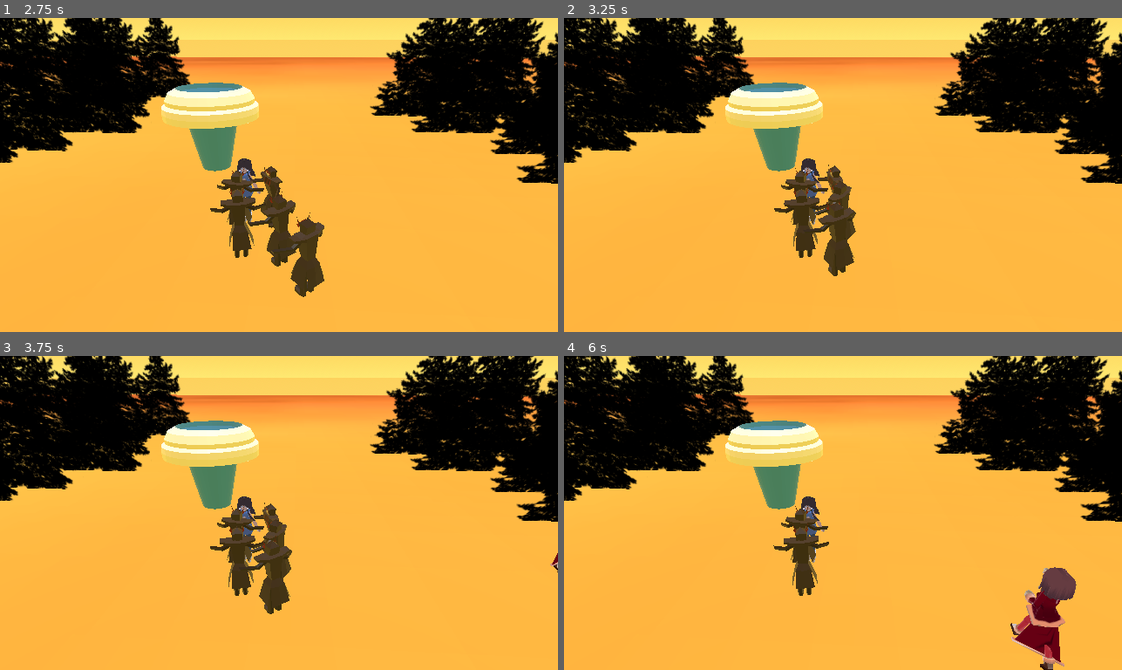
Above: before the commit, frames 1-4 (two rows, left to right).
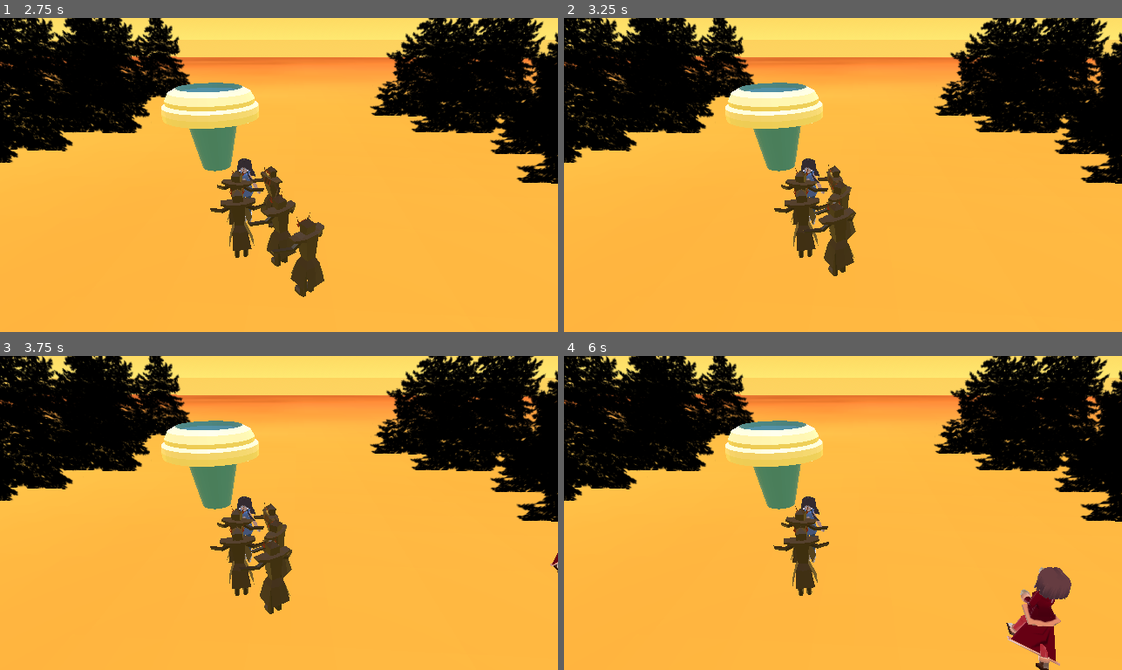
Above: after the commit, the same moments.

Repository: SteeRevo/BirthdayProject
Game: Godot game, scene res://shooting_practice.tscn
Same seed, same stepped clock (60 frames per second), same inputs: the game is played once before the commit and once after it. This scene is started directly instead of the project's main scene. The engine's default icon, where the game draws it, is replaced by a stand-in: a white triangle on a blue panel in a dark square. Sound files missing from this copy of the repository are replaced by a short silence.
Inputs:
- Up to frame 1 (2.75 s): hold D (Player1Right) 0.53-1.28 s; tap Down (Player2Down) at 0.6 s; hold S (Player1Down) 1.28-2.03 s; tap Left (Player2Left) at 1.35 s; hold D (Player1Right) from 2.03 s (still down); tap Right (Player2Right) at 2.1 s
- Up to frame 2 (3.25 s): release D (Player1Right) at 2.78 s; hold W (Player1Up) from 2.78 s (still down); tap Up (Player2Up) at 2.85 s
- Up to frame 3 (3.75 s): tap Enter at 3.5 s; release W (Player1Up) at 3.53 s; hold A (Player1Left) from 3.53 s (still down); tap Down (Player2Down) at 3.6 s
- Up to frame 4 (6 s): tap Left (Player2Left) at 4.35 s; release A (Player1Left) at 5.03 s; hold S (Player1Down) 5.03-5.78 s; tap Right (Player2Right) at 5.1 s; hold D (Player1Right) from 5.78 s (still down); tap Up (Player2Up) at 5.85 s

Frame 1 is identical in both runs. In frame 2, less than 0.1% of the frame differs, in the area x 39-53%, y 48-82%; in frame 3, 0.1%; in frame 4, 1.1%, in the area x 39-92%, y 51-100%.

Commit message:
added sound effects and music

Diff:
--- a/Enemy/EnemyMovement.gd
+++ b/Enemy/EnemyMovement.gd
@@ -50,9 +50,9 @@
 	if "proj_name" in area:
 		print(area)
 		timer.start()
-
 		if area.proj_name == "fireball" or area.proj_name == "wave":
 			hit = true
+			$AudioStreamPlayer.play()
 			var tween = create_tween()
 			tween.tween_property(self, "position", global_position + area.get_global_transform().basis.z * 5, 0.25)
 			tween.tween_property($Sprite3D, "modulate", Color.RED, 0.25)
@@ -63,6 +63,8 @@
 			elif area.proj_name == "wave":
 				enemy_health -= 3
 				print(enemy_health)
+			if enemy_health <= 0:
+				visible = false
 			set_invincible()
 
 func set_invincible():
@@ -75,3 +77,10 @@
 	var tween = create_tween()
 	tween.tween_property($Sprite3D, "modulate", Color.WHITE, 0.1)
 	hit = false
+
+
+
+
+func _on_audio_stream_player_finished():
+	if enemy_health <= 0:
+		queue_free()
--- a/Enemy/enemy.tscn
+++ b/Enemy/enemy.tscn
@@ -1,8 +1,9 @@
-[gd_scene load_steps=6 format=3 uid="uid://cq1b0uqw763cu"]
+[gd_scene load_steps=7 format=3 uid="uid://cq1b0uqw763cu"]
 
 [ext_resource type="Script" path="res://Enemy/EnemyMovement.gd" id="1_hpyi2"]
 [ext_resource type="Script" path="res://enemy.gd" id="1_s08y5"]
 [ext_resource type="PackedScene" uid="uid://s53hgawue88f" path="res://Enemy/firenation.glb" id="3_tq7as"]
+[ext_resource type="AudioStream" uid="uid://cbn1bmy0idp2b" path="res://soldier_hit_sfx.mp3" id="4_y483x"]
 
 [sub_resource type="CapsuleShape3D" id="CapsuleShape3D_6ppme"]
 
@@ -30,6 +31,11 @@
 transform = Transform3D(-0.152982, 0, -0.00441479, 0, 0.153046, 0, 0.00441479, 0, -0.152982, 0.0301627, 1.27224, 0.220241)
 
 [node name="Timer" type="Timer" parent="."]
+wait_time = 1.5
+
+[node name="AudioStreamPlayer" type="AudioStreamPlayer" parent="."]
+stream = ExtResource("4_y483x")
 
 [connection signal="area_entered" from="Enemy" to="Enemy" method="_on_area_entered" flags=18]
 [connection signal="hit" from="Enemy" to="." method="_on_enemy_hit"]
+[connection signal="finished" from="AudioStreamPlayer" to="." method="_on_audio_stream_player_finished"]
--- a/Leoni_movement.gd
+++ b/Leoni_movement.gd
@@ -9,6 +9,7 @@
 # Get the gravity from the project settings to be synced with RigidBody nodes.
 var gravity = ProjectSettings.get_setting("physics/3d/default_gravity")
 @onready var shooter = $Shooter
+@onready var sfx = $AudioStreamPlayer
 
 
 func _physics_process(delta):
@@ -21,6 +22,7 @@
 		velocity.x = direction.x * SPEED
 		velocity.z = direction.z * SPEED
 		if fire == true:
+
 			model_ap.play("Water")
 			fire == false
 		else:
@@ -47,3 +49,4 @@
 
 func _on_shooter_firing():
 	fire = true
+	$AudioStreamPlayer.play()
--- a/Player1_3D.gd
+++ b/Player1_3D.gd
@@ -21,6 +21,7 @@
 		if fire == true:
 			model_ap.play("Walk_Fire")
 			fire = false
+
 		else:
 			model_ap.queue("Walk")
 	else:
@@ -37,6 +38,7 @@
 
 func _on_shooter_firing():
 	fire = true
+	$AudioStreamPlayer.play()
 
 
 
--- a/shooting_practice.tscn
+++ b/shooting_practice.tscn
@@ -7,11 +7,14 @@
 [ext_resource type="Script" path="res://Leoni_movement.gd" id="5_kb17c"]
 [ext_resource type="Script" path="res://ShooterWave.gd" id="6_brimx"]
 [ext_resource type="PackedScene" uid="uid://c0sjq3n0nlgv2" path="res://leoni/sister.tscn" id="7_sm85e"]
+[ext_resource type="AudioStream" uid="uid://bh8v57kcns2fg" path="res://fireball-whoosh-1-179125.mp3" id="7_w7h7v"]
 [ext_resource type="Texture2D" uid="uid://b4s611si0paky" path="res://groundtex.PNG" id="8_3i705"]
 [ext_resource type="Script" path="res://WaterSpout.gd" id="8_6qmy5"]
+[ext_resource type="AudioStream" uid="uid://br3n66xovy0ou" path="res://wave_sfx.mp3" id="10_1feva"]
 [ext_resource type="PackedScene" uid="uid://bfpetcxrp3e2v" path="res://waterspout.tscn" id="11_3w8l0"]
 [ext_resource type="Texture2D" uid="uid://ba7m0bmo8rpur" path="res://tree.png" id="11_83ebt"]
 [ext_resource type="PackedScene" uid="uid://cq1b0uqw763cu" path="res://Enemy/enemy.tscn" id="12_wndtl"]
+[ext_resource type="AudioStream" uid="uid://btwoday632iqq" path="res://Avatar Soundtracks_ Agni Kai [Extended_trim].mp3" id="13_3aqlj"]
 
 [sub_resource type="ProceduralSkyMaterial" id="ProceduralSkyMaterial_3kqdw"]
 sky_top_color = Color(0.992188, 0.667969, 0.191406, 1)
@@ -189,6 +192,9 @@
 [node name="MamaModel" parent="NavigationRegion3D/Player" instance=ExtResource("4_0p2sc")]
 transform = Transform3D(1, 0, 0, 0, 1, 0, 0, 0, 1, 0, -0.911756, 0)
 
+[node name="AudioStreamPlayer" type="AudioStreamPlayer" parent="NavigationRegion3D/Player"]
+stream = ExtResource("7_w7h7v")
+
 [node name="Player2" type="CharacterBody3D" parent="NavigationRegion3D"]
 unique_name_in_owner = true
 transform = Transform3D(1, 0, 0, 0, 1, 0, 0, 0, 1, -3.30129, 0, 0)
@@ -204,6 +210,10 @@
 
 [node name="sister" parent="NavigationRegion3D/Player2" instance=ExtResource("7_sm85e")]
 
+[node name="AudioStreamPlayer" type="AudioStreamPlayer" parent="NavigationRegion3D/Player2"]
+stream = ExtResource("10_1feva")
+pitch_scale = 1.25
+
 [node name="WaterSpout" type="Area3D" parent="NavigationRegion3D"]
 transform = Transform3D(1, 0, 0, 0, 1, 0, 0, 0, 1, -5.54254, 0, -4.53678)
 script = ExtResource("8_6qmy5")
@@ -247,6 +257,10 @@
 transform = Transform3D(202.384, 0, 0, 0, 3.88993, 0, 0, 0, 190.257, 0, -2.06233, 0)
 material_override = SubResource("StandardMaterial3D_4u0un")
 mesh = SubResource("BoxMesh_2gpvw")
+
+[node name="AudioStreamPlayer" type="AudioStreamPlayer" parent="."]
+stream = ExtResource("13_3aqlj")
+autoplay = true
 
 [connection signal="firing" from="NavigationRegion3D/Player/Shooter" to="NavigationRegion3D/Player" method="_on_shooter_firing"]
 [connection signal="animation_finished" from="NavigationRegion3D/Player/MamaModel/AnimationPlayer" to="NavigationRegion3D/Player" method="_on_animation_player_animation_finished"]
@@ -255,5 +269,6 @@
 [connection signal="body_entered" from="NavigationRegion3D/WaterSpout" to="NavigationRegion3D/WaterSpout" method="_on_body_entered"]
 [connection signal="body_exited" from="NavigationRegion3D/WaterSpout" to="NavigationRegion3D/WaterSpout" method="_on_body_exited"]
 
+[editable path="NavigationRegion3D/Enemy"]
 [editable path="NavigationRegion3D/Player/MamaModel"]
 [editable path="NavigationRegion3D/Player2/sister"]
Not shown, added: Avatar Soundtracks_ Agni Kai [Extended_trim].mp3.import
Not shown, added: fireball-whoosh-1-179125.mp3.import
Not shown: 1 places in shooting_practice.tscn that only renumber resources
Not shown, added: soldier_hit_sfx.mp3.import
Not shown, added: wave_sfx.mp3.import
Not shown, added: Avatar Soundtracks_ Agni Kai [Extended_trim].mp3
Not shown, added: fireball-whoosh-1-179125.mp3
Not shown, added: soldier_hit_sfx.mp3
Not shown, added: wave_sfx.mp3
